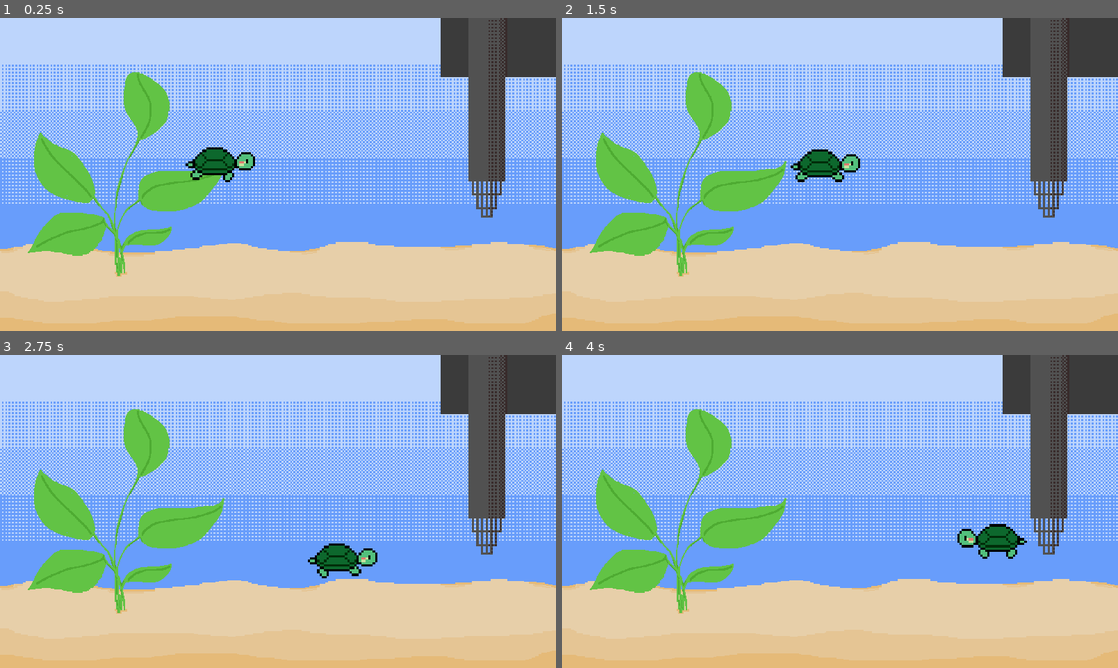
Above: before the commit, frames 1-4 (two rows, left to right).
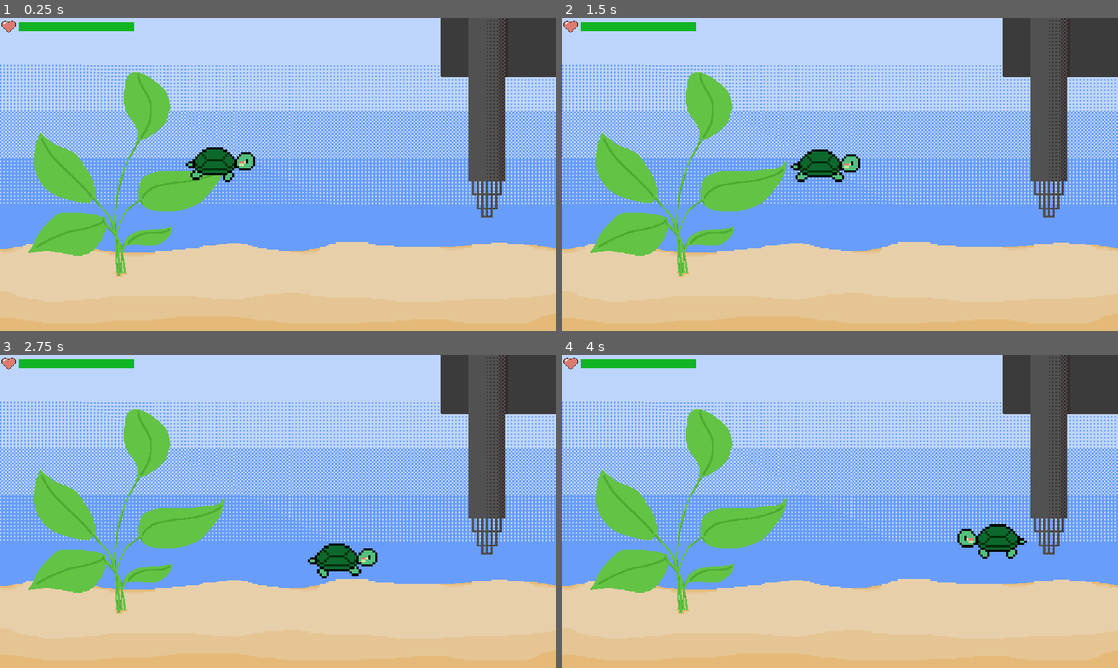
Above: after the commit, the same moments.

Repository: kelvinatorr/pi-game
Game: Godot game, scene res://world/World.tscn
The game is run twice, just before and just after one commit, with the same random seed, the same clock (stepped at 60 frames per second) and the same inputs. The project has no main scene, so this scene is started directly.
Inputs:
- Up to frame 1 (0.25 s): no input
- Up to frame 2 (1.5 s): tap Enter at 0.5 s; hold Right (ui_right) 0.53-1.28 s; hold Down (ui_down) from 1.28 s (still down)
- Up to frame 3 (2.75 s): release Down (ui_down) at 2.03 s; hold Right (ui_right) from 2.03 s (still down)
- Up to frame 4 (4 s): release Right (ui_right) at 2.78 s; hold Up (ui_up) 2.78-3.53 s; hold Left (ui_left) from 3.53 s (still down)

The runs differ from the first frame. In frame 1, 24% of the frame differs, in the area x 0-100%, y 0-98%; in frame 2, 24%; in frame 3, 24%; in frame 4, 24%.

Commit message:
Add basic UI bar

Diff:
--- /dev/null
+++ b/ui/UI.tscn
@@ -0,0 +1,52 @@
+[gd_scene load_steps=3 format=2]
+
+[ext_resource path="res://ui/ancillary-heart.png" type="Texture" id=1]
+[ext_resource path="res://ui/hpbar.jpg" type="Texture" id=2]
+
+[node name="UI" type="CanvasLayer"]
+
+[node name="HUD" type="Control" parent="."]
+anchor_right = 1.0
+anchor_bottom = 1.0
+__meta__ = {
+"_edit_use_anchors_": false
+}
+
+[node name="InfoBar" type="ColorRect" parent="HUD"]
+self_modulate = Color( 1, 1, 1, 0 )
+anchor_right = 1.0
+rect_min_size = Vector2( 0, 60 )
+__meta__ = {
+"_edit_use_anchors_": false
+}
+
+[node name="HBoxContainer" type="HBoxContainer" parent="HUD/InfoBar"]
+anchor_right = 1.0
+margin_bottom = 60.0
+__meta__ = {
+"_edit_use_anchors_": false
+}
+
+[node name="TextureRect" type="TextureRect" parent="HUD/InfoBar/HBoxContainer"]
+margin_right = 60.0
+margin_bottom = 60.0
+rect_min_size = Vector2( 60, 60 )
+texture = ExtResource( 1 )
+expand = true
+__meta__ = {
+"_edit_use_anchors_": false
+}
+
+[node name="TextureProgress" type="TextureProgress" parent="HUD/InfoBar/HBoxContainer"]
+margin_left = 64.0
+margin_top = 15.0
+margin_right = 464.0
+margin_bottom = 45.0
+rect_min_size = Vector2( 400, 30 )
+size_flags_vertical = 4
+value = 100.0
+texture_under = ExtResource( 2 )
+texture_progress = ExtResource( 2 )
+tint_under = Color( 0.215686, 0.215686, 0.215686, 1 )
+tint_progress = Color( 0.0705882, 0.713726, 0.141176, 1 )
+nine_patch_stretch = true
--- a/world/World.tscn
+++ b/world/World.tscn
@@ -1,8 +1,9 @@
-[gd_scene load_steps=6 format=2]
+[gd_scene load_steps=7 format=2]
 
 [ext_resource path="res://world/background-aquarium.png" type="Texture" id=1]
 [ext_resource path="res://player/Player.tscn" type="PackedScene" id=2]
 [ext_resource path="res://world/world-border-tile.png" type="Texture" id=3]
+[ext_resource path="res://ui/UI.tscn" type="PackedScene" id=4]
 
 [sub_resource type="ConvexPolygonShape2D" id=1]
 points = PoolVector2Array( 0, 0, 32, 0, 32, 32, 0, 32 )
@@ -42,6 +43,9 @@
 [node name="background" type="TextureRect" parent="."]
 anchor_right = 1.0
 anchor_bottom = 1.0
+margin_left = 1.33484
+margin_right = 1921.33
+margin_bottom = 1080.0
 texture = ExtResource( 1 )
 __meta__ = {
 "_edit_use_anchors_": false
@@ -49,3 +53,5 @@
 
 [node name="Player" parent="." instance=ExtResource( 2 )]
 position = Vector2( 768, 496 )
+
+[node name="UI" parent="." instance=ExtResource( 4 )]
Binary file added: ui/ancillary-heart.png
Not shown, added: ui/ancillary-heart.png.import
Binary file added: ui/hpbar.jpg
Not shown, added: ui/hpbar.jpg.import
